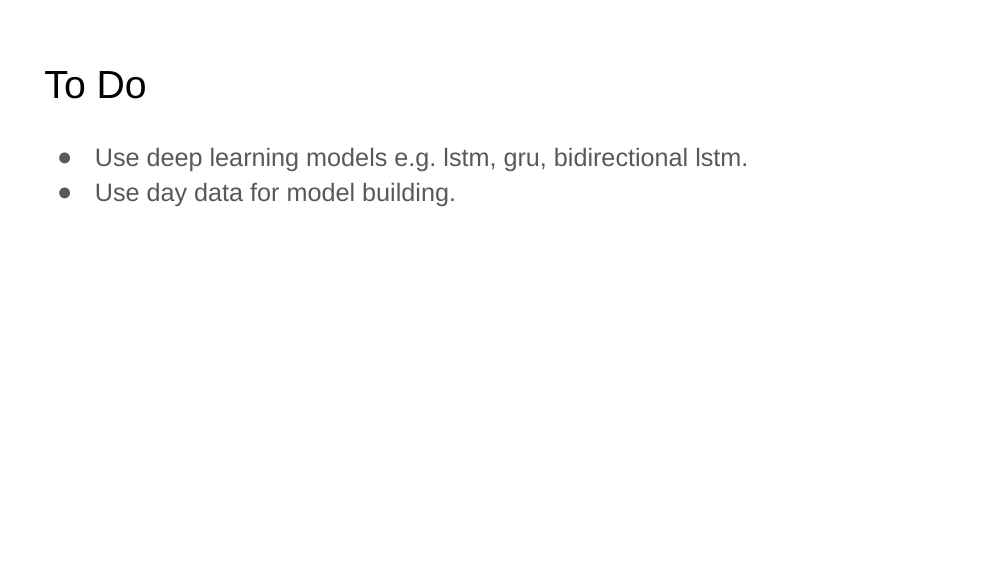
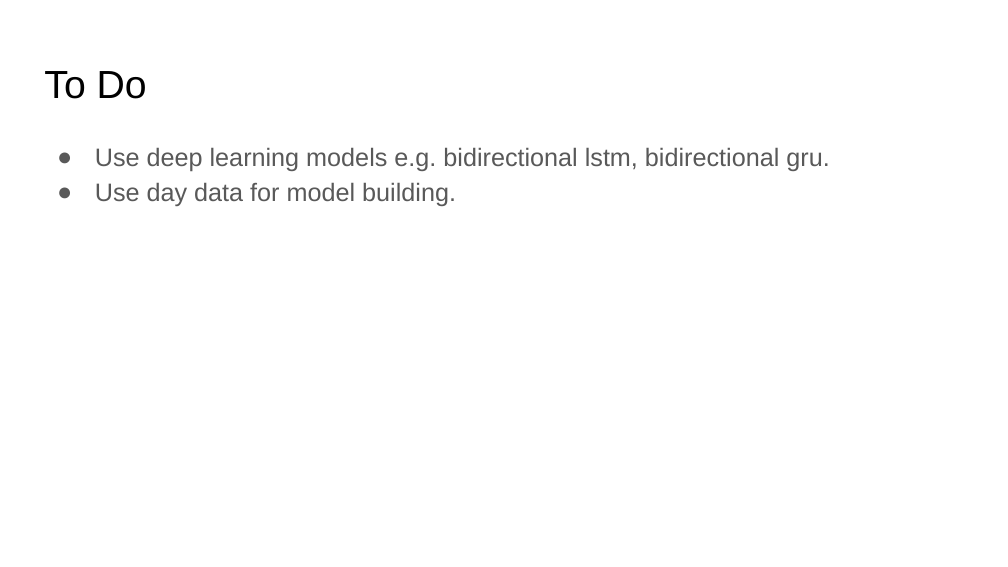
Before and after one commit to jaysetty/challenge1, a slide deck: slide 13 of Stock Price Prediction.pptx (slide 12 before the commit). Drawn at 1008x567 pixels with LibreOffice and Linux fonts; fonts in the diff are those of the drawing. Boxes give left, top, right and bottom in pixels: in the first picture for what was removed or moved away, otherwise in the second. Text is boxed around its words. In the diff, an @@ line names an element or a change of style, - is before the commit and + after.

Commit message:
Simple LSTM model added

```diff
--- a/Stock Price Prediction.pptx
+++ b/Stock Price Prediction.pptx
@@ text at [95,147,829,171]: text changed @@
-● Use deep learning models e.g. lstm, gru, bidirectional lstm.
+● Use deep learning models e.g. bidirectional lstm, bidirectional gru.
```
Also in this commit, not shown: 3 other slides changed, 3 slides added, 2 slides removed, 2 other files.
